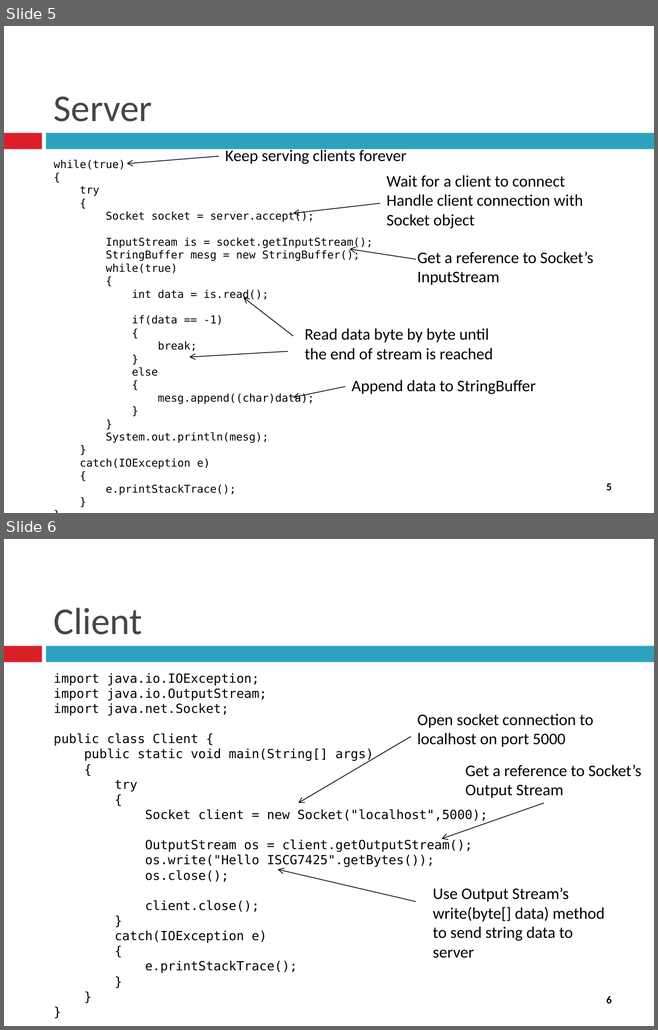
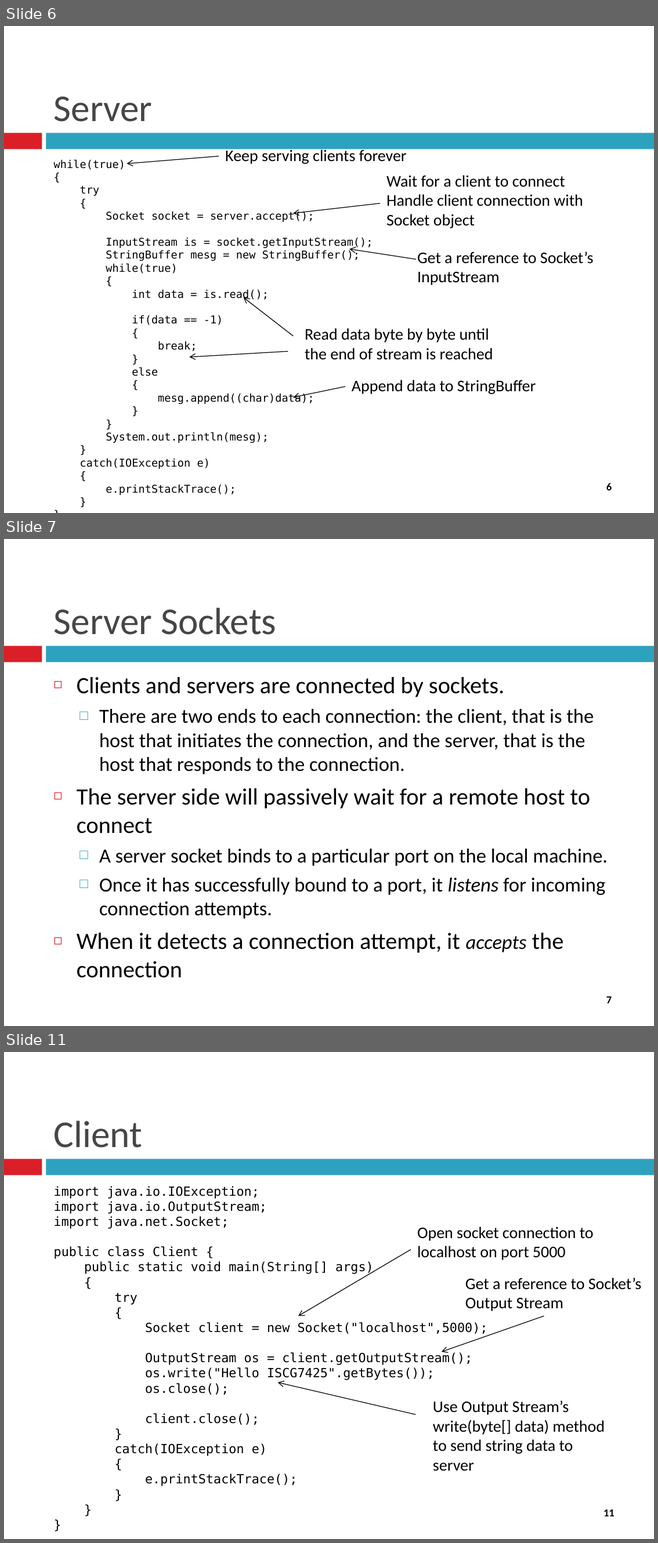
Before and after one commit to gareththomasnz/JAVAEE_Asst2, a slide deck: Documents/Week 5/Socket Programming.pptx. Shown one above the other, each under a label of ours: slides 5 and 6 before the commit, slides 6, 7 and 11 after it; the slides between them are not shown. The pictures are 658x1030 and 658x1543 pixels, drawn with LibreOffice and Linux fonts; fonts in the diff are those of the drawing. Boxes give left, top, right and bottom in pixels: in the first picture for what was removed or moved away, otherwise in the second. Text is boxed around its words. In the diff, an @@ line names an element or a change of style, - is before the commit and + after.

```diff
--- a/Documents/Week 5/Socket Programming.pptx
+++ b/Documents/Week 5/Socket Programming.pptx
@@ slide 7 added at box(4, 539, 654, 1026), background #FFFFFF; not listed: 3 template elements that a slide beside it also shows @@
@@ title added at box(54, 607, 276, 635), 42 pt, text #464646 @@
+Server Sockets
@@ text added at box(76, 677, 607, 978), 22.2 pt, text #000000 @@
+◻ Clients and servers are connected by sockets.
+  □ There are two ends to each connection: the client, that is the host that initiates the connection, and the server, that is the host that responds to the connection.
+◻ The server side will passively wait for a remote host to connect
+  □ A server socket binds to a particular port on the local machine.
+  □ Once it has successfully bound to a port, it listens for incoming connection attempts.
+◻ When it detects a connection attempt, it accepts the connection
@@ what was slide 5 is now slide 6 @@
@@ page number at box(606, 483, 611, 491): text changed @@
-5
+6
@@ what was slide 6 is now slide 11 @@
@@ page number at box(603, 1510, 614, 1517): text changed @@
-6
+11
```
Also in this commit, not shown: 1 slide changed, 6 other slides added, 20 other files.
